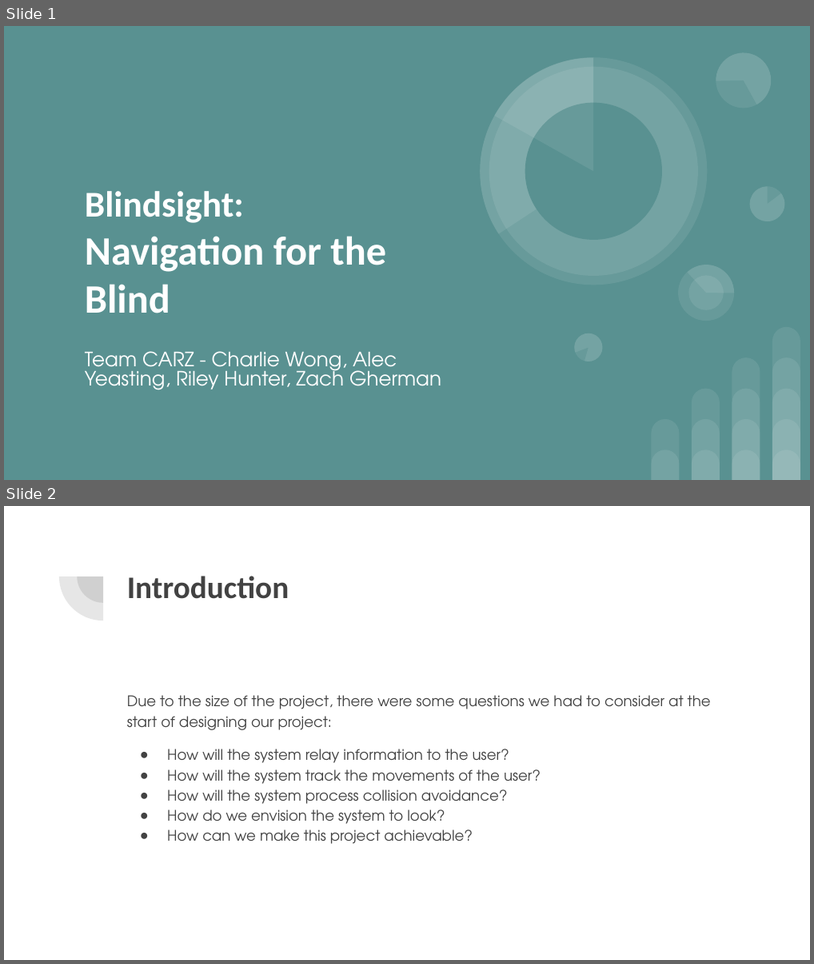
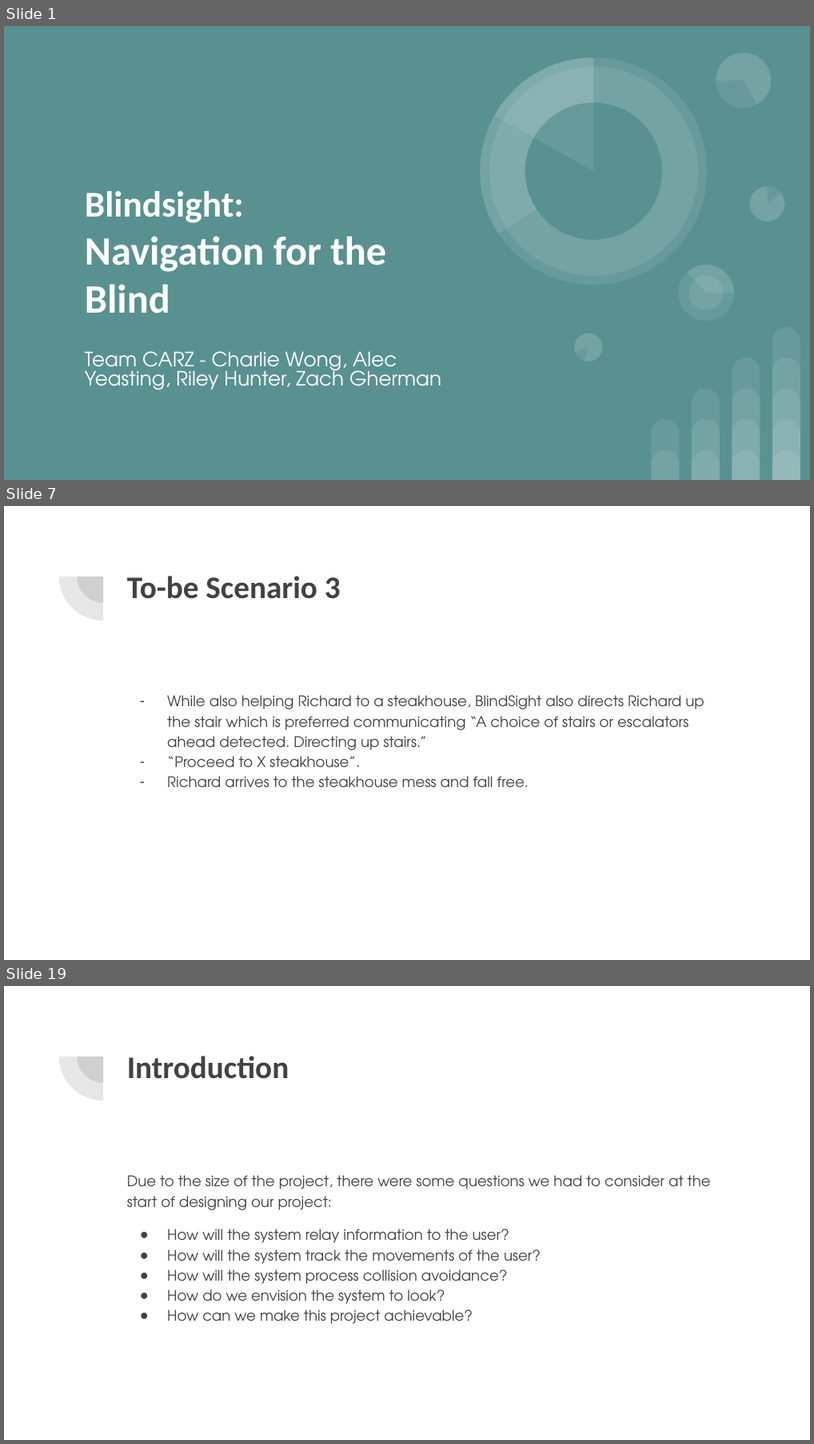
Before and after one commit to awyeasting/BlindSight, a slide deck: Documents/October Presentation.pptx. Shown one above the other, each under a label of ours: slides 1 and 2 before the commit, slides 1, 7 and 19 after it; the slides between them are not shown. The pictures are 814x964 and 814x1444 pixels, drawn with LibreOffice and Linux fonts; fonts in the diff are those of the drawing. Boxes give left, top, right and bottom in pixels: in the first picture for what was removed or moved away, otherwise in the second. Text is boxed around its words. In the diff, an @@ line names an element or a change of style, - is before the commit and + after.

```diff
--- a/Documents/October Presentation.pptx
+++ b/Documents/October Presentation.pptx
@@ slide 7 added at [4,506,810,960], background #FFFFFF; not listed: 2 template elements that a slide beside it also shows @@
@@ title added at [127,576,341,599], 28 pt, text #424242, bold @@
+To-be Scenario 3
@@ text added at [167,695,704,787], 13 pt, text #424242 @@
+– While also helping Richard to a steakhouse, BlindSight also directs Richard up the stair which is preferred communicating “A choice of stairs or escalators ahead detected. Directing up stairs.”
+– “Proceed to X steakhouse”.
+– Richard arrives to the steakhouse mess and fall free.
@@ what was slide 2 is now slide 19 @@
```
Also in this commit, not shown: 16 other slides added.
